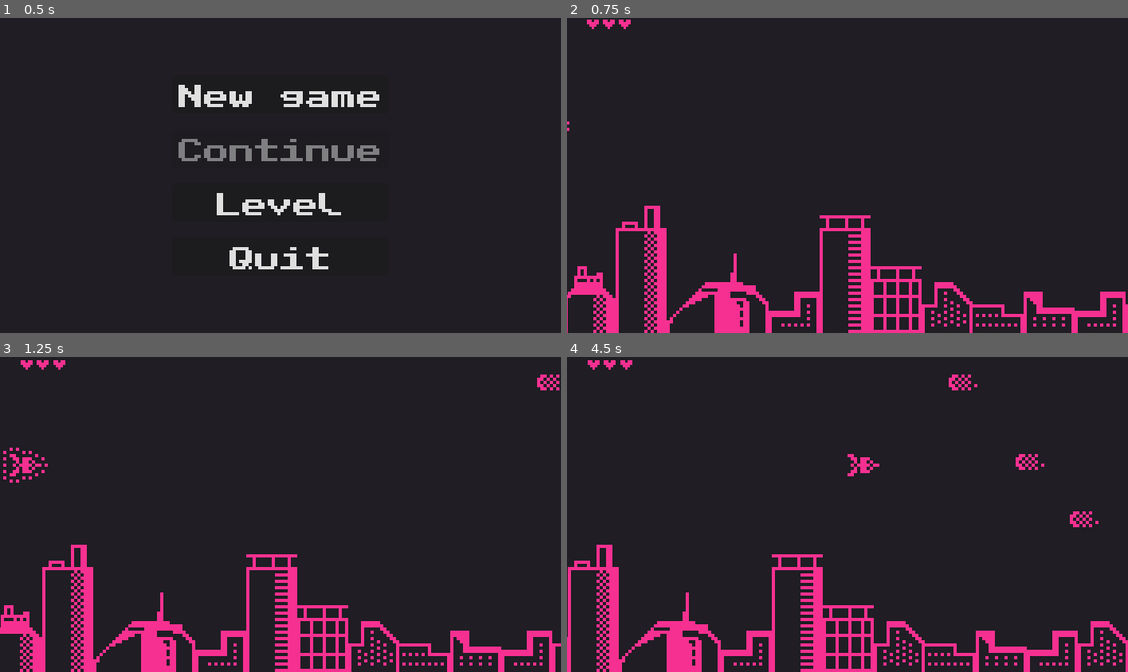
Above: before the commit, frames 1-4 (two rows, left to right).
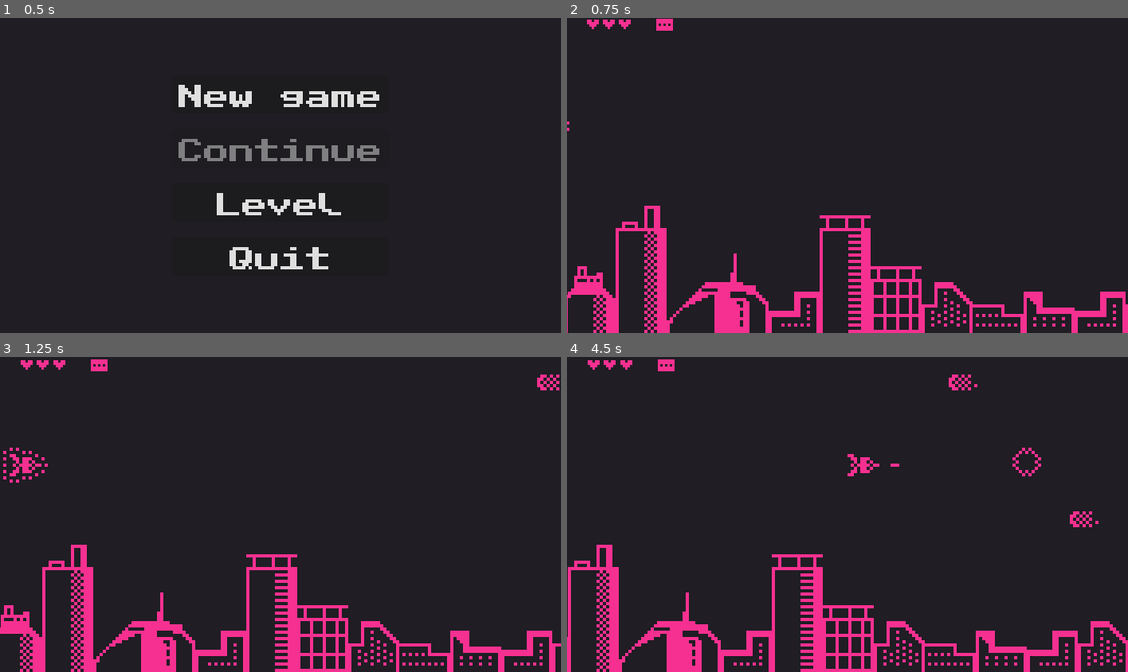
Above: after the commit, the same moments.

Repository: victor-romero-martinez/space-umpact
Game: Godot game, scene res://control/main_menu.tscn
The game is run twice, just before and just after one commit, with the same random seed, the same clock (stepped at 60 frames per second) and the same inputs.
Inputs:
- Up to frame 1 (0.5 s): no input
- Up to frame 2 (0.75 s): click "New game" at 0.5 s
- Up to frame 3 (1.25 s): no input
- Up to frame 4 (4.5 s): tap Enter (ui_accept) at 1.25, 1.52, 2.27, 3.77 s; hold Right (ui_right) 1.28-2.78 s; tap B (change_weapon) every 0.75 s from 1.35 to 4.35 s; hold Left (ui_left) 2.78-3.53 s; hold Right (ui_right) from 3.53 s (still down)

Frame 1 is identical in both runs. In frame 2, 0.1% of the frame differs, in the area x 15-19%, y 0-5%; in frame 3, 0.1%; in frame 4, 0.3%, in the area x 16-86%, y 0-38%.
Error before the commit: Out of bounds get index '0' (on base: 'Array[PackedScene]') (res://scripts/player/player.gd:117)

Commit message:
fix: collitions

Diff:
--- a/scenes/level_1.tscn
+++ b/scenes/level_1.tscn
@@ -1,12 +1,15 @@
-[gd_scene load_steps=13 format=3 uid="uid://hs2qvsb6w8tj"]
+[gd_scene load_steps=16 format=3 uid="uid://hs2qvsb6w8tj"]
 
 [ext_resource type="PackedScene" uid="uid://ncfavua7kjnn" path="res://scenes/player.tscn" id="2_do623"]
 [ext_resource type="Script" path="res://scripts/utils/level_settings.gd" id="2_yp15v"]
 [ext_resource type="PackedScene" uid="uid://hltqg6y24yxi" path="res://levels/level_1/background_manager.tscn" id="3_bacip"]
 [ext_resource type="PackedScene" uid="uid://73nbxcjdyc8b" path="res://scenes/utilities/hud_health.tscn" id="3_ks5nd"]
 [ext_resource type="Script" path="res://scripts/utils/hud_player.gd" id="3_uc5tk"]
+[ext_resource type="PackedScene" uid="uid://bei2gam4iv8m6" path="res://scenes/utilities/gun_hud.tscn" id="5_14x4r"]
 [ext_resource type="PackedScene" uid="uid://12i2qachdu1p" path="res://levels/level_1/enemy_manager.tscn" id="6_8w0a2"]
 [ext_resource type="PackedScene" uid="uid://dvhb412hqr1q3" path="res://levels/level_1/enemy_chunk_0.tscn" id="7_h7mse"]
+[ext_resource type="PackedScene" uid="uid://cwj4d2ay65k5w" path="res://scenes/utilities/bullet.tscn" id="7_y2eo1"]
+[ext_resource type="PackedScene" uid="uid://b6o73s0pkyk7x" path="res://scenes/utilities/rocket.tscn" id="8_4omev"]
 [ext_resource type="PackedScene" uid="uid://2empk7mtmylg" path="res://levels/level_1/enemy_chunk_1.tscn" id="8_dcy32"]
 [ext_resource type="PackedScene" uid="uid://bsewqcenmlwa3" path="res://levels/level_1/enemy_chunk_2.tscn" id="9_cq6gh"]
 [ext_resource type="PackedScene" uid="uid://bv2iye5c1uo01" path="res://levels/level_1/enemy_chunk_3.tscn" id="10_486us"]
@@ -36,24 +39,23 @@
 position = Vector2(4, 0)
 metadata/_edit_lock_ = true
 
+[node name="GunHud" parent="Hud" instance=ExtResource("5_14x4r")]
+position = Vector2(53, 0)
+
 [node name="HudPosition" type="Marker2D" parent="Hud"]
 position = Vector2(9, 5)
 metadata/_edit_lock_ = true
 
 [node name="Player" type="Node2D" parent="."]
 
-[node name="Player" parent="Player" node_paths=PackedStringArray("respawn", "exit_screen") instance=ExtResource("2_do623")]
+[node name="Player" parent="Player" node_paths=PackedStringArray("respawn") instance=ExtResource("2_do623")]
 position = Vector2(-32, 68)
+guns = Array[PackedScene]([ExtResource("7_y2eo1"), ExtResource("8_4omev")])
 respawn = NodePath("../PlayerRespawn")
-exit_screen = NodePath("../ExitScreen")
 metadata/_edit_lock_ = true
 
 [node name="PlayerRespawn" type="Marker2D" parent="Player"]
 position = Vector2(16, 68)
-metadata/_edit_lock_ = true
-
-[node name="ExitScreen" type="Marker2D" parent="Player"]
-position = Vector2(381, 72)
 metadata/_edit_lock_ = true
 
 [node name="Enemy" type="Node2D" parent="."]
@@ -67,5 +69,8 @@
 visible = false
 metadata/_edit_lock_ = true
 
+[connection signal="add_weapon" from="Player/Player" to="Hud/GunHud" method="_on_player_add_weapon"]
+[connection signal="current_weapon" from="Player/Player" to="Hud/GunHud" method="_on_player_current_weapon"]
 [connection signal="hit" from="Player/Player" to="Hud/HudHealth" method="_on_player_hit"]
+[connection signal="remove_weapon" from="Player/Player" to="Hud/GunHud" method="_on_player_remove_weapon"]
 [connection signal="resume" from="MenuPause" to="." method="_on_menu_pause_resume"]
--- a/scenes/level_2.tscn
+++ b/scenes/level_2.tscn
@@ -6,9 +6,12 @@
 [ext_resource type="Script" path="res://scripts/utils/hud_player.gd" id="3_2trpj"]
 [ext_resource type="PackedScene" uid="uid://ncfavua7kjnn" path="res://scenes/player.tscn" id="3_vard1"]
 [ext_resource type="PackedScene" uid="uid://12i2qachdu1p" path="res://levels/level_1/enemy_manager.tscn" id="4_whtcc"]
+[ext_resource type="PackedScene" uid="uid://bei2gam4iv8m6" path="res://scenes/utilities/gun_hud.tscn" id="5_gsjib"]
 [ext_resource type="PackedScene" uid="uid://caasmbolvwk0n" path="res://levels/level_2/enemy_chunk_0.tscn" id="5_ogfs4"]
 [ext_resource type="PackedScene" uid="uid://c1bcxhijj1cwo" path="res://levels/level_2/enemy_chunk_1.tscn" id="5_xni45"]
+[ext_resource type="PackedScene" uid="uid://cwj4d2ay65k5w" path="res://scenes/utilities/bullet.tscn" id="7_iumm6"]
 [ext_resource type="PackedScene" uid="uid://dmb1acg6lojr5" path="res://control/menu_pause.tscn" id="8_7xj5j"]
+[ext_resource type="PackedScene" uid="uid://b6o73s0pkyk7x" path="res://scenes/utilities/rocket.tscn" id="8_jssxd"]
 [ext_resource type="PackedScene" uid="uid://dmugjoqf0v7q6" path="res://levels/level_2/enemy_chunk_2.tscn" id="8_ssvme"]
 [ext_resource type="PackedScene" uid="uid://cjyg54our4k2k" path="res://levels/level_2/enemy_chunk_3.tscn" id="9_lwjuy"]
 [ext_resource type="PackedScene" uid="uid://dt7bvlg0x5jaw" path="res://levels/level_2/enemy_chunk_4.tscn" id="10_2bjc5"]
@@ -35,6 +38,10 @@
 position = Vector2(4, 0)
 metadata/_edit_lock_ = true
 
+[node name="GunHud" parent="Hud" instance=ExtResource("5_gsjib")]
+position = Vector2(53, 0)
+metadata/_edit_lock_ = true
+
 [node name="HudPosition" type="Marker2D" parent="Hud"]
 position = Vector2(9, 5)
 metadata/_edit_lock_ = true
@@ -43,6 +50,7 @@
 
 [node name="Player" parent="Player" node_paths=PackedStringArray("respawn") instance=ExtResource("3_vard1")]
 position = Vector2(-58, 67)
+guns = Array[PackedScene]([ExtResource("7_iumm6"), ExtResource("8_jssxd")])
 respawn = NodePath("../PlayerRespawn")
 metadata/_edit_lock_ = true
 
@@ -61,5 +69,8 @@
 visible = false
 metadata/_edit_lock_ = true
 
+[connection signal="add_weapon" from="Player/Player" to="Hud/GunHud" method="_on_player_add_weapon"]
+[connection signal="current_weapon" from="Player/Player" to="Hud/GunHud" method="_on_player_current_weapon"]
 [connection signal="hit" from="Player/Player" to="Hud/HudHealth" method="_on_player_hit"]
+[connection signal="remove_weapon" from="Player/Player" to="Hud/GunHud" method="_on_player_remove_weapon"]
 [connection signal="resume" from="MenuPause" to="." method="_on_menu_pause_resume"]
--- a/scenes/player.tscn
+++ b/scenes/player.tscn
@@ -59,7 +59,6 @@
 
 [node name="Player" type="CharacterBody2D"]
 collision_layer = 2
-collision_mask = 0
 script = ExtResource("2_c5j55")
 explotion_scene = ExtResource("4_gyihd")
 
Not shown: 1 places in scenes/level_2.tscn that only renumber resources
